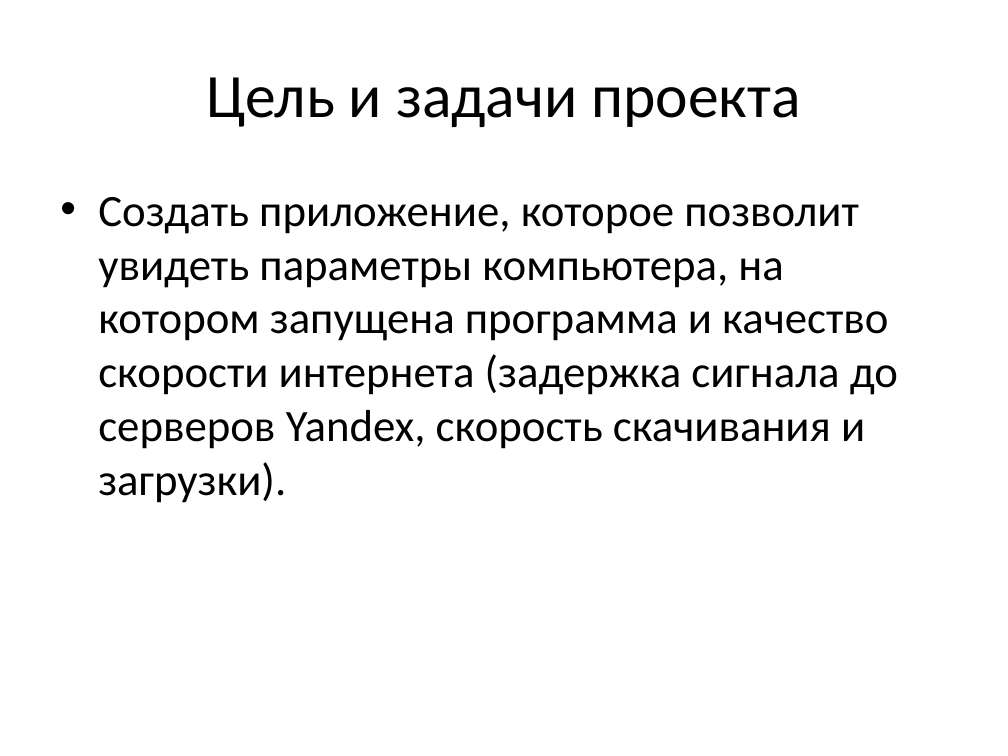
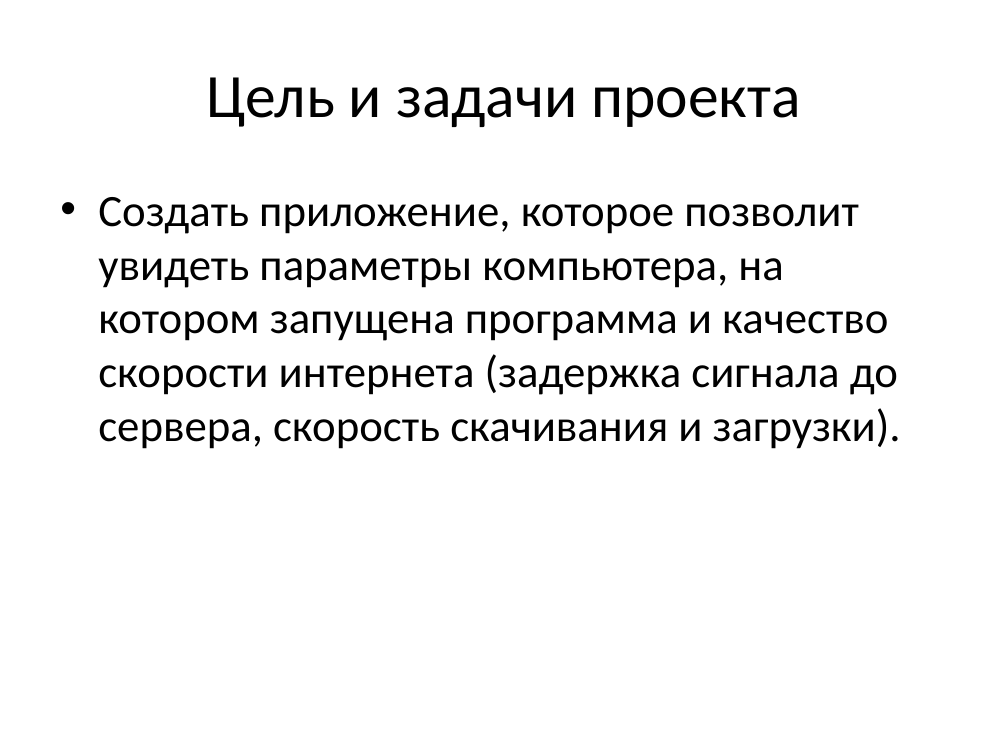
Before and after one commit to skypixie/PCUtil, a slide deck: slide 2 of Показометр скорости интернета и параметров компьютера.pptx. Drawn at 1008x756 pixels with LibreOffice and Linux fonts; fonts in the diff are those of the drawing. Boxes give left, top, right and bottom in pixels: in the first picture for what was removed or moved away, otherwise in the second. Text is boxed around its words. In the diff, an @@ line names an element or a change of style, - is before the commit and + after.

```diff
--- a/Показометр скорости интернета и параметров компьютера.pptx
+++ b/Показометр скорости интернета и параметров компьютера.pptx
@@ text at (x1=98, y1=197, x2=901, y2=449): text changed @@
-• Создать приложение, которое позволит увидеть параметры компьютера, на котором запущена программа и качество скорости интернета (задержка сигнала до серверов Yandex, скорость скачивания и загрузки).
+• Создать приложение, которое позволит увидеть параметры компьютера, на котором запущена программа и качество скорости интернета (задержка сигнала до сервера, скорость скачивания и загрузки).
```
